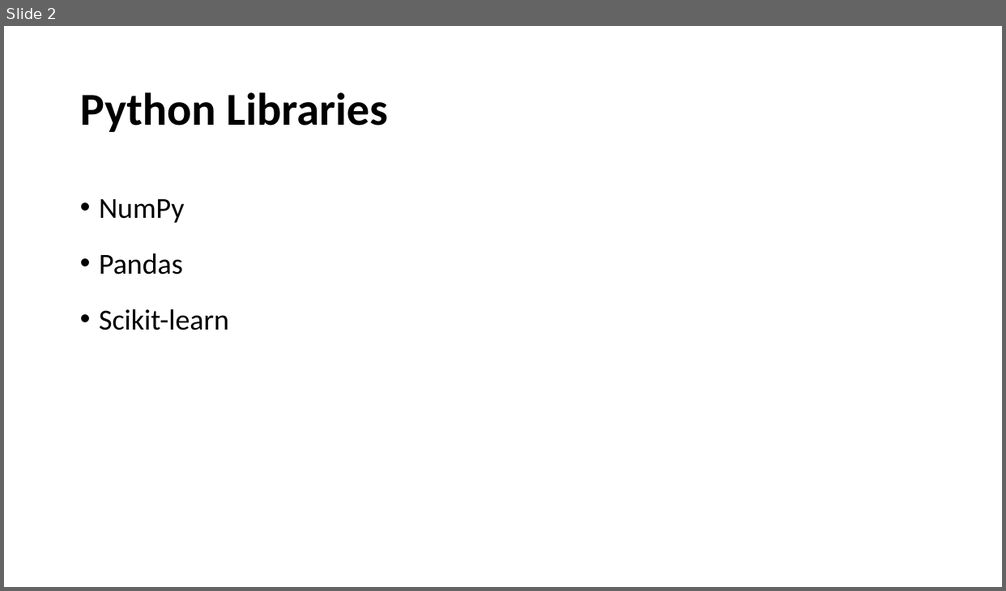
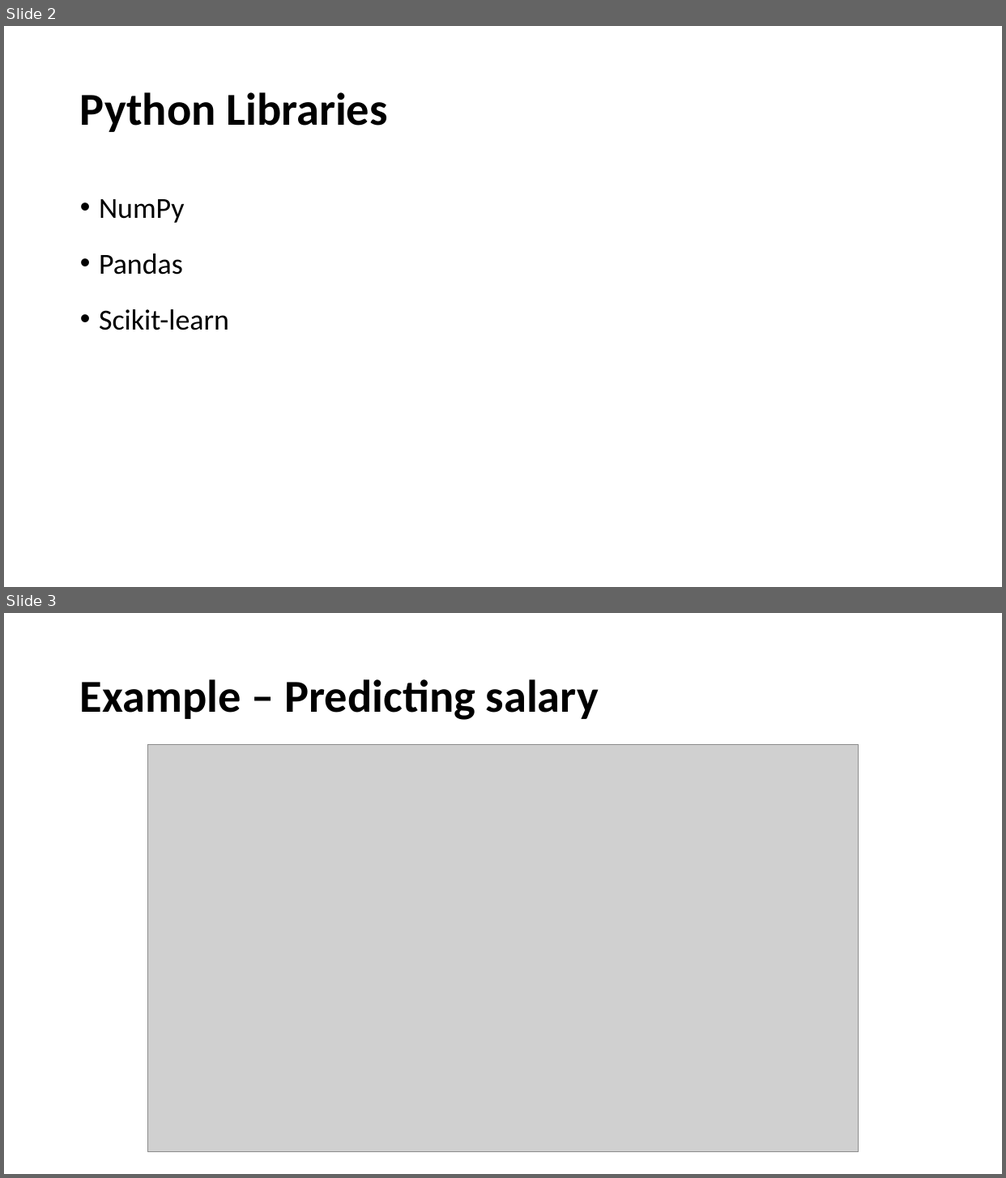
Before and after one commit to maymewanida/cu_lab_meeting, a slide deck: 20170911_scikit_cnn_lstm.pptx. Shown one above the other, each under a label of ours: slide 2 before the commit, slides 2 and 3 after it. The pictures are 1006x591 and 1006x1178 pixels, drawn with LibreOffice and Linux fonts; fonts in the diff are those of the drawing; grey boxes stand for pictures. Boxes give left, top, right and bottom in pixels: in the first picture for what was removed or moved away, otherwise in the second. Text is boxed around its words. In the diff, an @@ line names an element or a change of style, - is before the commit and + after.

```diff
--- a/20170911_scikit_cnn_lstm.pptx
+++ b/20170911_scikit_cnn_lstm.pptx
@@ slide 3 added at <box>4,613,1002,1174</box>, background #FFFFFF @@
@@ title added at <box>80,679,599,720</box>, 44 pt, text #000000, bold @@
+Example – Predicting salary
@@ picture added at <box>147,745,859,1152</box> @@
```
Also in this commit, not shown: 2 slides changed, 6 other slides added, 3 slides removed.
